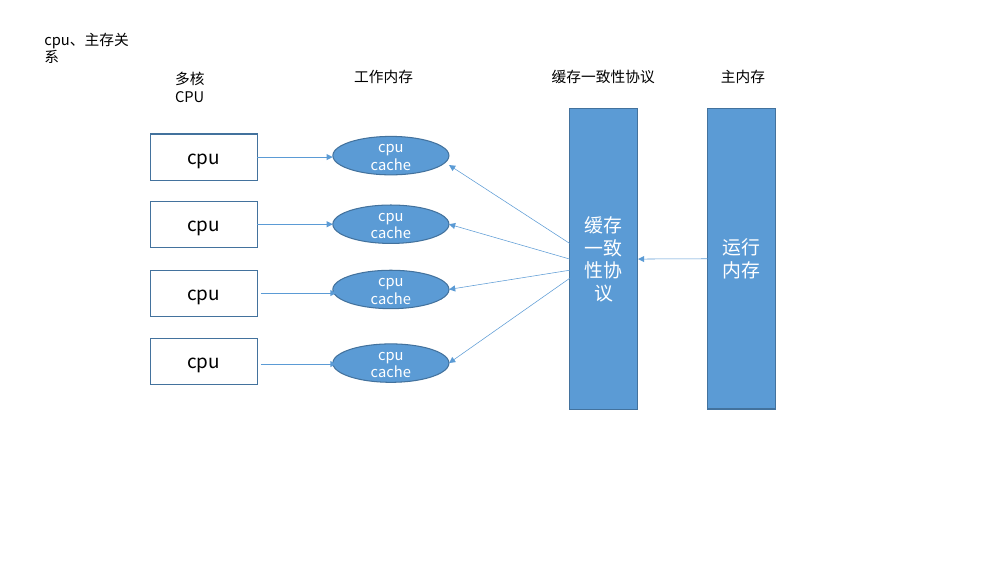
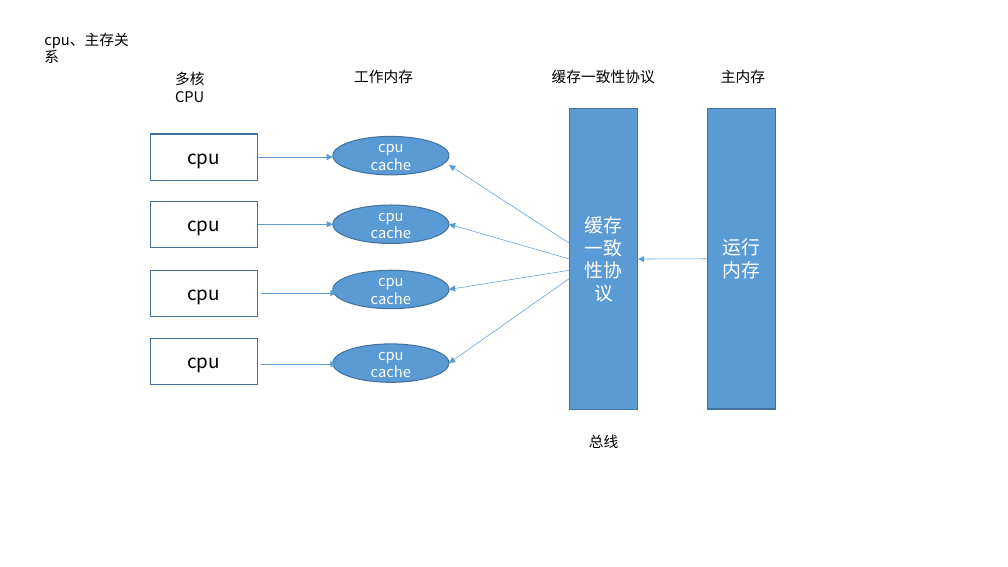
Before and after one commit to dengboyu/future, a slide deck: slide 4 of doc/doc.pptx (slide 5 before the commit). Drawn at 1008x567 pixels with LibreOffice and Linux fonts; fonts in the diff are those of the drawing. Boxes give left, top, right and bottom in pixels: in the first picture for what was removed or moved away, otherwise in the second. Text is boxed around its words. In the diff, an @@ line names an element or a change of style, - is before the commit and + after.

```diff
--- a/doc/doc.pptx
+++ b/doc/doc.pptx
@@ text added at (589,434,618,448), 14 pt, text #000000 @@
+总线
```
Also in this commit, not shown: 4 other slides changed, 1 slide removed, 9 other files.
